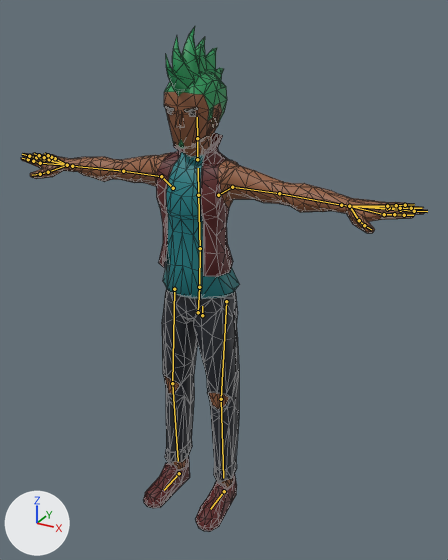
The glTF model js/models/avatars/club-crowd-vm7.glb, before and after one commit.
One viewpoint serves both versions: a 50 mm camera at (1.173, -1.978, 2.021) aimed at (0.128, -0.079, 1.072). The lights are fixed; the arrows at lower left show +X, +Y and +Z. The picture after the commit comes second. The bones that change, and the others that lie on the model, are drawn over the model as lines. Mesh edges are drawn as thin lines.

In view in the first picture: 'Punk_Body'.
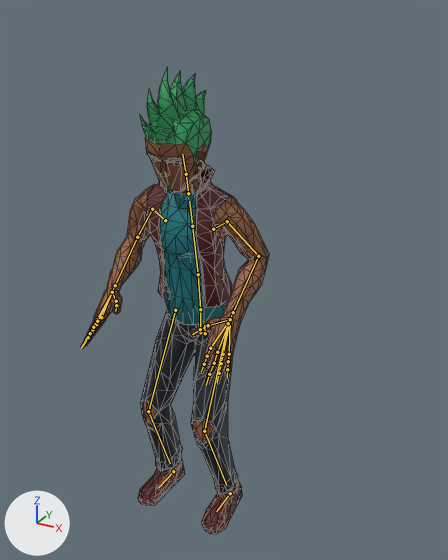
The newer file adds an action. The first version stands in its rest pose; the second is drawn at frame 13 of the action 'Groove_Skank'.

What differs and where, as boxes (x1, y1, x2, y2) in the pictures (448 x 560 px):
'Punk_Body', posed (54% narrower, 8% shorter)
    before: (21, 27, 427, 532)
    after: (81, 67, 269, 534)
bone 'Body', root to tip
    before: (202, 315) to (202, 306)
    after: (205, 333) to (204, 325)
bone 'Abdomen', root to tip
    before: (199, 287) to (200, 248)
    after: (200, 309) to (198, 274)
bone 'Torso', root to tip
    before: (200, 248) to (198, 195)
    after: (198, 274) to (192, 226)
bone 'Chest', root to tip
    before: (198, 195) to (198, 168)
    after: (192, 226) to (189, 201)
bone 'Neck', root to tip
    before: (197, 159) to (197, 138)
    after: (188, 193) to (186, 174)
bone 'Head', root to tip
    before: (197, 138) to (197, 117)
    after: (186, 174) to (182, 154)
bone 'UpperArm.L', root to tip
    before: (232, 187) to (279, 193)
    after: (227, 221) to (258, 256)
bone 'LowerArm.L', root to tip
    before: (279, 193) to (341, 205)
    after: (258, 256) to (233, 312)
bone 'Wrist.L', root to tip
    before: (341, 205) to (349, 206)
    after: (233, 312) to (230, 319)
bone 'UpperArm.R', root to tip
    before: (161, 176) to (123, 171)
    after: (152, 209) to (137, 237)
bone 'LowerArm.R', root to tip
    before: (123, 171) to (72, 166)
    after: (137, 237) to (115, 285)
bone 'Wrist.R', root to tip
    before: (72, 166) to (67, 165)
    after: (115, 285) to (112, 292)
bone 'UpperLeg.L', root to tip
    before: (226, 301) to (221, 399)
    after: (228, 323) to (204, 431)
bone 'LowerLeg.L', root to tip
    before: (221, 399) to (223, 478)
    after: (204, 431) to (226, 485)
bone 'UpperLeg.R', root to tip
    before: (174, 289) to (172, 383)
    after: (175, 310) to (148, 411)
bone 'LowerLeg.R', root to tip
    before: (172, 383) to (178, 461)
    after: (148, 411) to (170, 463)
bone 'Foot.L', root to tip
    before: (224, 491) to (210, 509)
    after: (230, 493) to (216, 511)
bone 'Foot.R', root to tip
    before: (179, 473) to (164, 490)
    after: (173, 471) to (158, 487)

What the commit changed:
Bone 'Body' (bone_body) moves from (0.0, 0.0, 0.0) to (0.009, -0.084, -0.004).
Bone 'Body' (bone_body) turns from (0, 0, 0) to (9, 2, -1) degrees about its own x, y and z.
Bone 'Abdomen' (bone_abdomen) turns from (0, 0, 0) to (1, 0, 0) degrees about its own x, y and z.
Bone 'Torso' (bone_torso) turns from (0, 0, 0) to (1, 0, 0) degrees about its own x, y and z.
Bone 'Chest' (bone_chest) turns from (0, 0, 0) to (1, 0, 0) degrees about its own x, y and z.
Bone 'Neck' (bone_neck) turns from (0, 0, 0) to (2, -1, 0) degrees about its own x, y and z.
Bone 'Head' (bone_head) turns from (0, 0, 0) to (3, -2, 0) degrees about its own x, y and z.
Bone 'UpperArm.L' (bone_upperarm_l) turns from (0, 0, 0) to (-61, 22, -12) degrees about its own x, y and z.
Bone 'LowerArm.L' (bone_lowerarm_l) turns from (0, 0, 0) to (-1, 0, -72) degrees about its own x, y and z.
Bone 'Wrist.L' (bone_wrist_l) turns from (0, 0, 0) to (-1, 0, -5) degrees about its own x, y and z.
Bone 'UpperArm.R' (bone_upperarm_r) turns from (0, 0, 0) to (-58, -14, 12) degrees about its own x, y and z.
Bone 'LowerArm.R' (bone_lowerarm_r) turns from (0, 0, 0) to (-1, 0, 73) degrees about its own x, y and z.
Bone 'Wrist.R' (bone_wrist_r) turns from (0, 0, 0) to (-1, 0, 5) degrees about its own x, y and z.
Bone 'UpperLeg.L' (bone_upperleg_l) turns from (0, 0, 0) to (-1, 2, 32) degrees about its own x, y and z.
Bone 'LowerLeg.L' (bone_lowerleg_l) turns from (0, 0, 0) to (43, 1, 0) degrees about its own x, y and z.
Bone 'UpperLeg.R' (bone_upperleg_r) turns from (0, 0, 0) to (-3, 2, -31) degrees about its own x, y and z.
Bone 'LowerLeg.R' (bone_lowerleg_r) turns from (0, 0, 0) to (42, -1, 0) degrees about its own x, y and z.
Bone 'Foot.L' (bone_foot_l) moves from (0.0, 0.0, 0.0) to (0.03, 0.0, 0.0).
Bone 'Foot.R' (bone_foot_r) moves from (0.0, 0.0, 0.0) to (-0.03, 0.0, 0.0).
